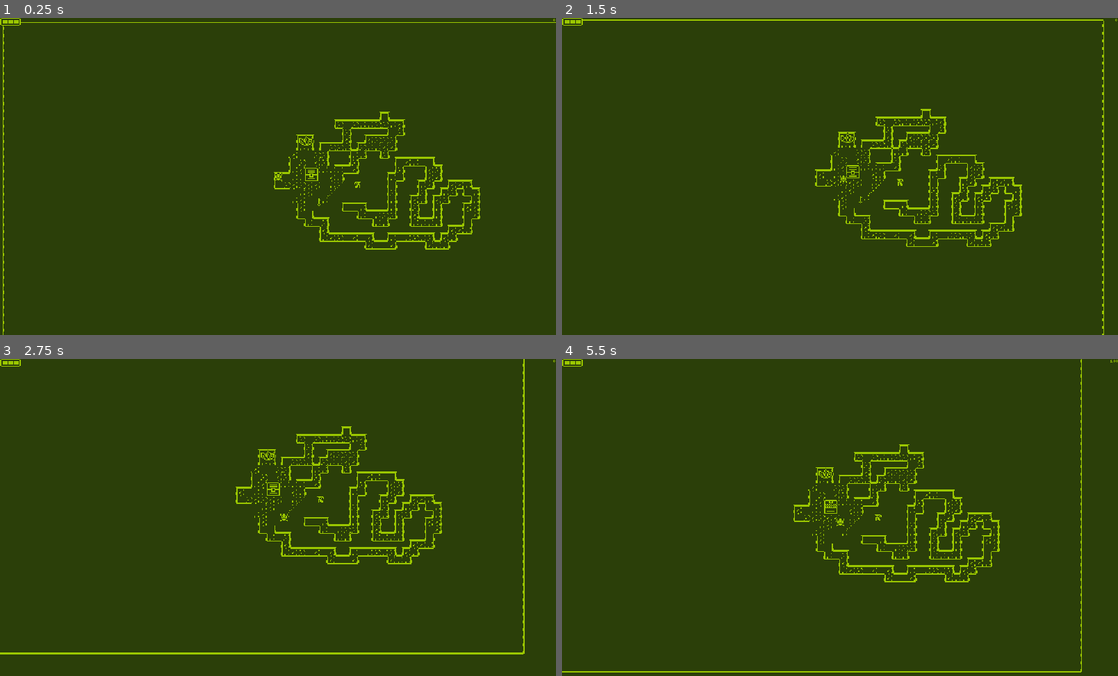
Above: before the commit, frames 1-4 (two rows, left to right).
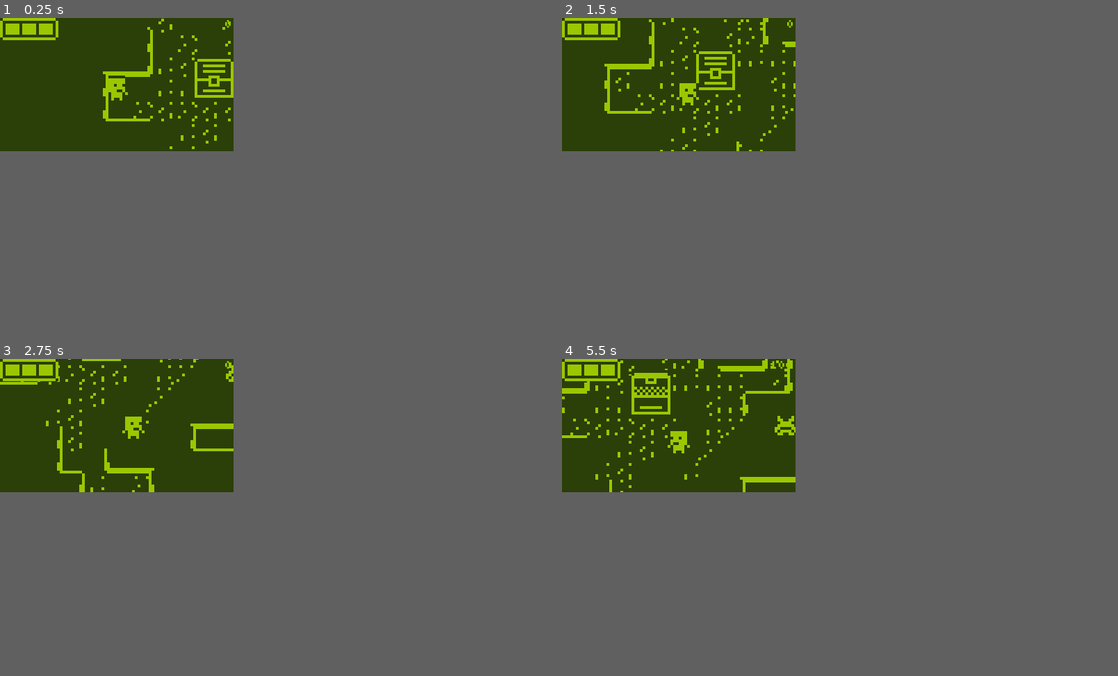
Above: after the commit, the same moments.

Repository: TheAihopGG/nokia-3310-jam-7
Game: Godot game, scene res://Scenes/game.tscn
Same seed, same stepped clock (60 frames per second), same inputs: the game is played once before the commit and once after it.
Inputs (mouse positions are in pixels of both pictures, inside the frame that each line leads up to):
- Up to frame 1 (0.25 s): no input
- Up to frame 2 (1.5 s): move the mouse to (962, 160) at 0.52 s; press the mouse at (962, 160) at 0.53 s; hold Right (ui_right) 0.53-1.28 s; move the mouse to (728, 192) at 1.27 s; release the mouse at (728, 192) at 1.28 s; hold Down (ui_down) from 1.28 s (still down); click (728, 192) at 1.35 s
- Up to frame 3 (2.75 s): move the mouse to (333, 447) at 2.02 s; release Down (ui_down) at 2.03 s; hold Right (ui_right) from 2.03 s (still down); hold F (interact) from 2.03 s (still down); click (333, 447) at 2.3 s
- Up to frame 4 (5.5 s): move the mouse to (812, 580) at 2.77 s; release Right (ui_right) at 2.78 s; release F (interact) at 2.78 s; hold Up (ui_up) 2.78-3.53 s; click (812, 580) at 2.85 s; move the mouse to (1006, 565) at 3.52 s; press the mouse at (1006, 565) at 3.53 s; hold Left (ui_left) 3.53-5.03 s; move the mouse to (673, 469) at 4.27 s; release the mouse at (673, 469) at 4.28 s; tap F (interact) at 4.35 s; click (673, 469) at 4.55 s; move the mouse to (867, 517) at 5.02 s; press the mouse at (867, 517) at 5.03 s; hold Down (ui_down) from 5.03 s (still down)
In our replay, the window is 800x457 before the commit and 336x192 after it. These sizes can differ from the game's own. Grey fills any space a smaller window leaves; there, only what the larger window draws over its background counts as a difference.

The runs differ from the first frame. In frame 1, 4.0% of the frame differs, in the area x 0-100%, y 0-100%; in frame 2, 4.5%; in frame 3, 4.5%; in frame 4, 5.0%, in the area x 0-100%, y 0-99%.

Commit message:
feat: player animation sprites

Diff:
--- a/Scenes/Characters/Enemies/enemy.tscn
+++ b/Scenes/Characters/Enemies/enemy.tscn
@@ -1,18 +1,33 @@
-[gd_scene load_steps=4 format=3 uid="uid://4musjpj8oac5"]
+[gd_scene load_steps=6 format=3 uid="uid://4musjpj8oac5"]
 
 [ext_resource type="PackedScene" uid="uid://bhw7ii3pd1638" path="res://Scenes/Characters/character.tscn" id="1_pu503"]
 [ext_resource type="Script" path="res://Scenes/Characters/Enemies/enemy.gd" id="2_5ggdj"]
+[ext_resource type="Texture2D" uid="uid://ssg50lyvnwhp" path="res://Assets/Sprites/enemy5.png" id="3_a6b7r"]
 
 [sub_resource type="CapsuleShape2D" id="CapsuleShape2D_2h18a"]
-radius = 2.0
-height = 4.0
+radius = 3.0
+height = 8.0
+
+[sub_resource type="SpriteFrames" id="SpriteFrames_te8a0"]
+animations = [{
+"frames": [{
+"duration": 1.0,
+"texture": ExtResource("3_a6b7r")
+}],
+"loop": true,
+"name": &"default",
+"speed": 5.0
+}]
 
 [node name="Enemy" instance=ExtResource("1_pu503")]
 script = ExtResource("2_5ggdj")
 
-[node name="CollisionShape2D" parent="." index="2"]
-position = Vector2(0, 1)
+[node name="CollisionShape2D" parent="." index="1"]
+position = Vector2(0, 0)
 shape = SubResource("CapsuleShape2D_2h18a")
+
+[node name="AnimatedSprite2D" parent="." index="2"]
+sprite_frames = SubResource("SpriteFrames_te8a0")
 
 [node name="NavigationAgent2D" type="NavigationAgent2D" parent="." index="3"]
 
--- a/Scenes/Characters/Player/player.tscn
+++ b/Scenes/Characters/Player/player.tscn
@@ -1,13 +1,117 @@
-[gd_scene load_steps=9 format=3 uid="uid://bcbgtufmed15g"]
+[gd_scene load_steps=24 format=3 uid="uid://bcbgtufmed15g"]
 
 [ext_resource type="PackedScene" uid="uid://bhw7ii3pd1638" path="res://Scenes/Characters/character.tscn" id="1_lh6t2"]
 [ext_resource type="Script" path="res://Scenes/Characters/Player/player.gd" id="2_lvdns"]
-[ext_resource type="Texture2D" uid="uid://bk3ik68o74joh" path="res://Assets/Sprites/enemy1.png" id="3_ks0ji"]
+[ext_resource type="Texture2D" uid="uid://c84du0bp7ghvv" path="res://Assets/Sprites/player_attack.png" id="3_dqvlk"]
 [ext_resource type="Script" path="res://Scenes/Characters/hitbox.gd" id="4_8g25m"]
+[ext_resource type="Texture2D" uid="uid://ch27c2afpl1c7" path="res://Assets/Sprites/player_idle.png" id="4_nxt3c"]
+[ext_resource type="Texture2D" uid="uid://da2amfe33k0rl" path="res://Assets/Sprites/player_walk.png" id="5_ecvio"]
 
 [sub_resource type="CapsuleShape2D" id="CapsuleShape2D_54mox"]
 radius = 3.0
 height = 8.0
+
+[sub_resource type="AtlasTexture" id="AtlasTexture_e85h0"]
+atlas = ExtResource("3_dqvlk")
+region = Rect2(0, 0, 16, 14)
+
+[sub_resource type="AtlasTexture" id="AtlasTexture_1le45"]
+atlas = ExtResource("3_dqvlk")
+region = Rect2(16, 0, 16, 14)
+
+[sub_resource type="AtlasTexture" id="AtlasTexture_74ibu"]
+atlas = ExtResource("3_dqvlk")
+region = Rect2(32, 0, 16, 14)
+
+[sub_resource type="AtlasTexture" id="AtlasTexture_rl7wg"]
+atlas = ExtResource("3_dqvlk")
+region = Rect2(48, 0, 16, 14)
+
+[sub_resource type="AtlasTexture" id="AtlasTexture_holhk"]
+atlas = ExtResource("3_dqvlk")
+region = Rect2(64, 0, 16, 14)
+
+[sub_resource type="AtlasTexture" id="AtlasTexture_aynpr"]
+atlas = ExtResource("3_dqvlk")
+region = Rect2(80, 0, 16, 14)
+
+[sub_resource type="AtlasTexture" id="AtlasTexture_a8j0f"]
+atlas = ExtResource("4_nxt3c")
+region = Rect2(0, 0, 10, 11)
+
+[sub_resource type="AtlasTexture" id="AtlasTexture_1lc2g"]
+atlas = ExtResource("4_nxt3c")
+region = Rect2(10, 0, 10, 11)
+
+[sub_resource type="AtlasTexture" id="AtlasTexture_muqia"]
+atlas = ExtResource("4_nxt3c")
+region = Rect2(20, 0, 10, 11)
+
+[sub_resource type="AtlasTexture" id="AtlasTexture_wfp0l"]
+atlas = ExtResource("5_ecvio")
+region = Rect2(0, 0, 10, 11)
+
+[sub_resource type="AtlasTexture" id="AtlasTexture_44opn"]
+atlas = ExtResource("5_ecvio")
+region = Rect2(10, 0, 10, 11)
+
+[sub_resource type="AtlasTexture" id="AtlasTexture_3tb1r"]
+atlas = ExtResource("5_ecvio")
+region = Rect2(20, 0, 10, 11)
+
+[sub_resource type="SpriteFrames" id="SpriteFrames_eep3v"]
+animations = [{
+"frames": [{
+"duration": 1.0,
+"texture": SubResource("AtlasTexture_e85h0")
+}, {
+"duration": 1.0,
+"texture": SubResource("AtlasTexture_1le45")
+}, {
+"duration": 1.0,
+"texture": SubResource("AtlasTexture_74ibu")
+}, {
+"duration": 1.0,
+"texture": SubResource("AtlasTexture_rl7wg")
+}, {
+"duration": 1.0,
+"texture": SubResource("AtlasTexture_holhk")
+}, {
+"duration": 1.0,
+"texture": SubResource("AtlasTexture_aynpr")
+}],
+"loop": true,
+"name": &"attack",
+"speed": 5.0
+}, {
+"frames": [{
+"duration": 1.0,
+"texture": SubResource("AtlasTexture_a8j0f")
+}, {
+"duration": 1.0,
+"texture": SubResource("AtlasTexture_1lc2g")
+}, {
+"duration": 1.0,
+"texture": SubResource("AtlasTexture_muqia")
+}],
+"loop": true,
+"name": &"idle",
+"speed": 5.0
+}, {
+"frames": [{
+"duration": 1.0,
+"texture": SubResource("AtlasTexture_wfp0l")
+}, {
+"duration": 1.0,
+"texture": SubResource("AtlasTexture_44opn")
+}, {
+"duration": 1.0,
+"texture": SubResource("AtlasTexture_3tb1r")
+}],
+"loop": true,
+"name": &"walk",
+"speed": 5.0
+}]
 
 [sub_resource type="CircleShape2D" id="CircleShape2D_7ancj"]
 radius = 4.0
@@ -20,17 +124,17 @@
 [node name="Player" instance=ExtResource("1_lh6t2")]
 script = ExtResource("2_lvdns")
 
-[node name="Sprite2D" parent="." index="1"]
-texture = ExtResource("3_ks0ji")
-metadata/_edit_lock_ = true
+[node name="CollisionShape2D" parent="." index="1"]
+position = Vector2(0, 0)
+shape = SubResource("CapsuleShape2D_54mox")
 
 [node name="Camera2D" type="Camera2D" parent="." index="2"]
 position_smoothing_enabled = true
 rotation_smoothing_enabled = true
 
-[node name="CollisionShape2D" parent="." index="3"]
-position = Vector2(0, 0)
-shape = SubResource("CapsuleShape2D_54mox")
+[node name="AnimatedSprite2D" parent="." index="3"]
+sprite_frames = SubResource("SpriteFrames_eep3v")
+animation = &"walk"
 
 [node name="RotateWeapon" type="Node2D" parent="." index="4"]
 
--- a/Scenes/Characters/character.gd
+++ b/Scenes/Characters/character.gd
@@ -5,7 +5,7 @@
 @export var acceleration      : int = 5 # ускорение
 @export var max_speed         : int = 40
 
-@onready var sprite  : Sprite2D = get_node("Sprite2D")
+@onready var sprite  : AnimatedSprite2D = get_node("AnimatedSprite2D")
 @onready var tilemap : Node2D = get_tree().current_scene.get_node("TileMap")
 
 const FRICTION : float = 0.15
@@ -14,21 +14,21 @@
 var movement_enabled : bool = true
 
 func _physics_process(_delta: float) -> void:
-    move_and_slide()
-    move()
-    reverse_sprite()
-    get_input()
-    velocity = lerp(velocity, Vector2.ZERO, FRICTION)
+	move_and_slide()
+	move()
+	reverse_sprite()
+	get_input()
+	velocity = lerp(velocity, Vector2.ZERO, FRICTION)
 
 func get_input():
-    pass
+	pass
 
 func move() -> void:
-    velocity += move_direction * acceleration
-    velocity = velocity.limit_length(max_speed)
+	velocity += move_direction * acceleration
+	velocity = velocity.limit_length(max_speed)
 
 func reverse_sprite() -> void:
-    if move_direction.x > 0 and sprite.flip_h:
-        sprite.flip_h = false
-    elif move_direction.x < 0 and not sprite.flip_h:
-        sprite.flip_h = true
+	if move_direction.x > 0 and sprite.flip_h:
+		sprite.flip_h = false
+	elif move_direction.x < 0 and not sprite.flip_h:
+		sprite.flip_h = true
--- a/Scenes/Characters/character.tscn
+++ b/Scenes/Characters/character.tscn
@@ -1,7 +1,6 @@
-[gd_scene load_steps=4 format=3 uid="uid://bhw7ii3pd1638"]
+[gd_scene load_steps=3 format=3 uid="uid://bhw7ii3pd1638"]
 
 [ext_resource type="Script" path="res://Scenes/Characters/character.gd" id="1_bftmo"]
-[ext_resource type="Texture2D" uid="uid://s07byf0yqgvd" path="res://Assets/test_player.png" id="2_rraqt"]
 [ext_resource type="PackedScene" uid="uid://bwih4ruasd3kw" path="res://Scenes/ECS/health_component.tscn" id="3_ch7kb"]
 
 [node name="Character" type="CharacterBody2D"]
@@ -11,8 +10,7 @@
 
 [node name="HealthComponent" parent="." instance=ExtResource("3_ch7kb")]
 
-[node name="Sprite2D" type="Sprite2D" parent="."]
-texture = ExtResource("2_rraqt")
-
 [node name="CollisionShape2D" type="CollisionShape2D" parent="."]
 position = Vector2(-0.5, 0)
+
+[node name="AnimatedSprite2D" type="AnimatedSprite2D" parent="."]
--- a/Scenes/Objects/Diamond/diamond.tscn
+++ b/Scenes/Objects/Diamond/diamond.tscn
@@ -31,7 +31,7 @@
 tracks/0/interp = 1
 tracks/0/loop_wrap = true
 tracks/0/keys = {
-"times": PackedFloat32Array(0.05, 0.15, 0.25, 0.35),
+"times": PackedFloat32Array(0.05, 0.2, 0.25, 0.35),
 "transitions": PackedFloat32Array(1, 1, 1, 1),
 "update": 0,
 "values": [-0.174533, 0.0872665, -0.174533, 0.0872665]
--- a/project.godot
+++ b/project.godot
@@ -25,8 +25,8 @@
 
 [display]
 
-window/size/viewport_width=588
-window/size/viewport_height=336
+window/size/viewport_width=84
+window/size/viewport_height=48
 window/size/window_width_override=1176
 window/size/window_height_override=672
 window/stretch/mode="canvas_items"
Binary file removed: Assets/Sprites/player1.png
Binary file added: Assets/Sprites/player_attack.png
Not shown, changed: Assets/Sprites/player_attack.png.import
Binary file added: Assets/Sprites/player_idle.png
Not shown, added: Assets/Sprites/player_idle.png.import
Binary file added: Assets/Sprites/player_walk.png
Not shown, added: Assets/Sprites/player_walk.png.import
